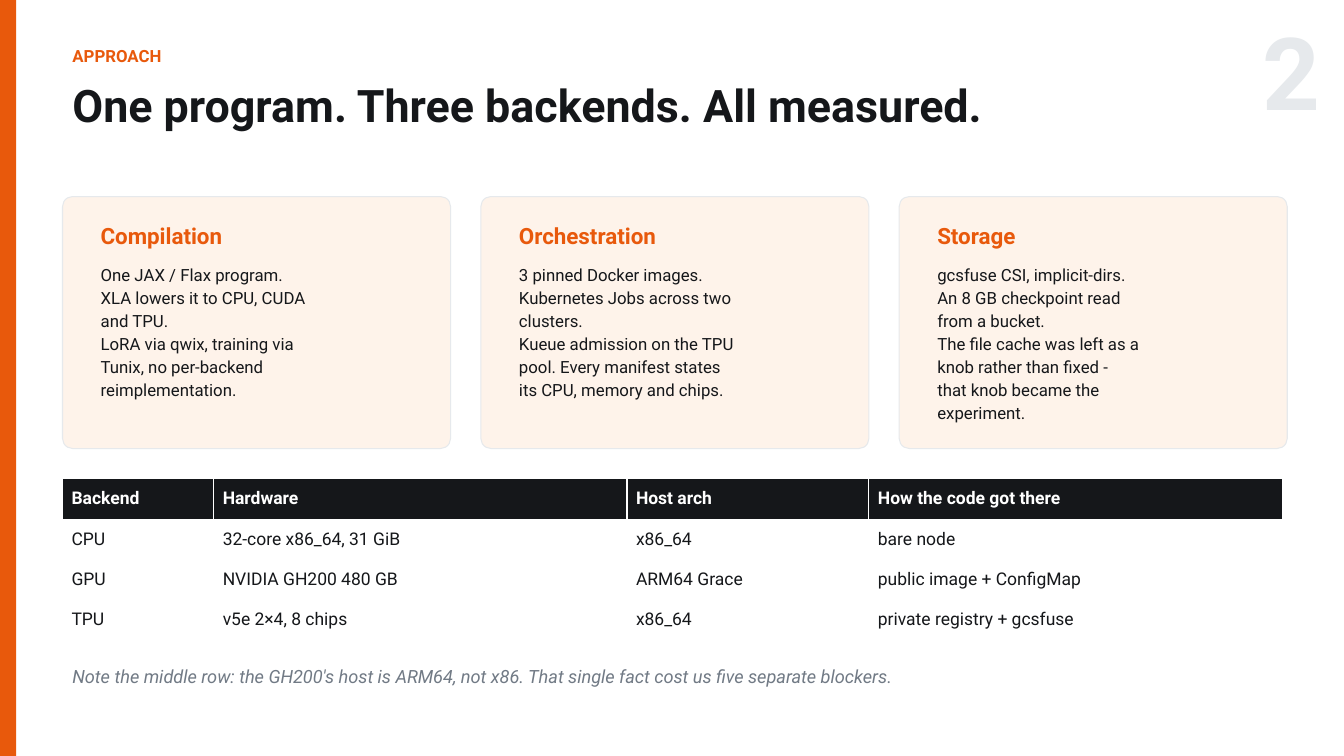
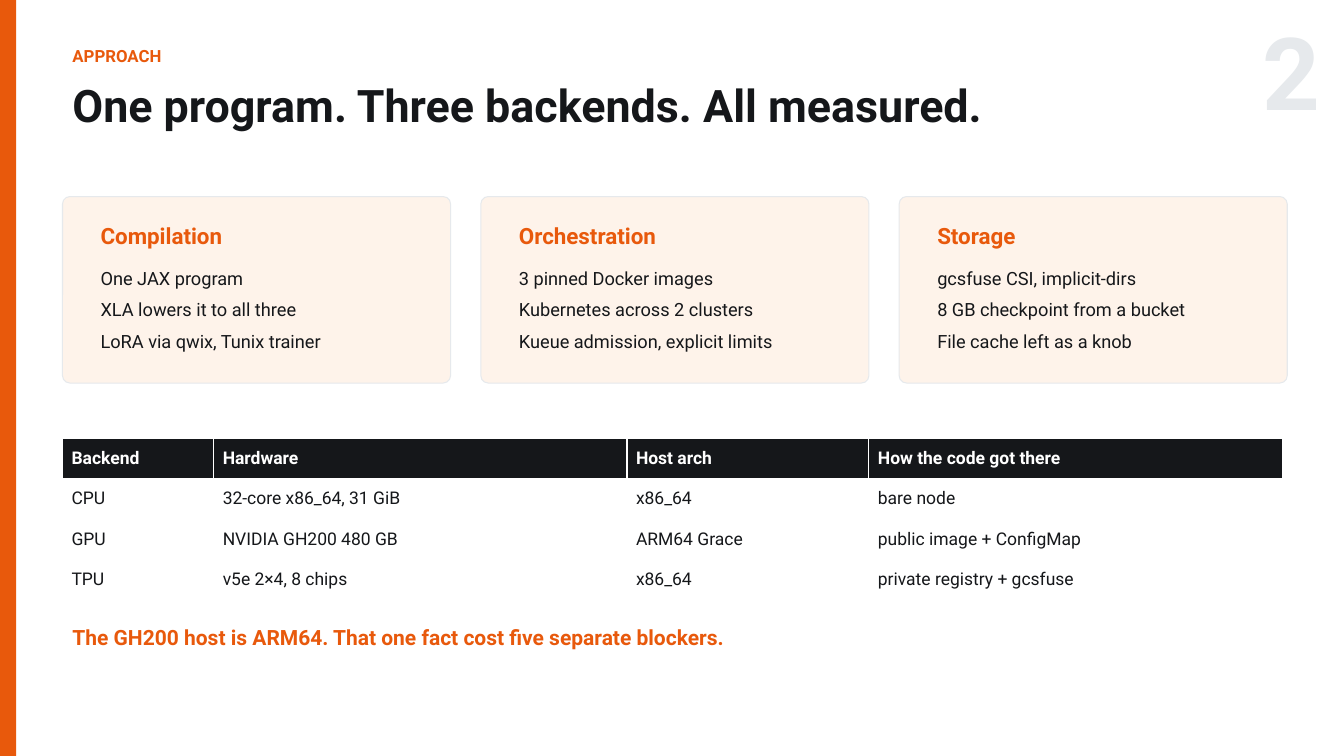
Before and after one commit to RN0L/me344-qwen3-icd10-profiling, a slide deck: slide 2 of slides/ME344_Final_Arnold_Hambuch.pptx. Drawn at 1344x756 pixels with LibreOffice and Linux fonts; fonts in the diff are those of the drawing. Boxes give left, top, right and bottom in pixels: in the first picture for what was removed or moved away, otherwise in the second. Text is boxed around its words. In the diff, an @@ line names an element or a change of style, - is before the commit and + after.

```diff
--- a/slides/ME344_Final_Arnold_Hambuch.pptx
+++ b/slides/ME344_Final_Arnold_Hambuch.pptx
@@ rounded rectangle: place and size @@
-rounded rectangle at [63,197,451,449]
+rounded rectangle at [63,197,451,383]
@@ rounded rectangle: place and size @@
-rounded rectangle at [481,197,869,449]
+rounded rectangle at [481,197,869,383]
@@ rounded rectangle: place and size @@
-rounded rectangle at [899,197,1288,449]
+rounded rectangle at [899,197,1288,383]
@@ text at [101,272,321,352]: text changed; size 12 to 13 pt @@
-One JAX / Flax program.
-XLA lowers it to CPU, CUDA
-and TPU.
-LoRA via qwix, training via
-Tunix, no per-backend
-reimplementation.
+One JAX program
+XLA lowers it to all three
+LoRA via qwix, Tunix trainer
@@ text at [519,271,773,352]: text changed; size 12 to 13 pt @@
-3 pinned Docker images.
-Kubernetes Jobs across two
-clusters.
-Kueue admission on the TPU
-pool. Every manifest states
-its CPU, memory and chips.
+3 pinned Docker images
+Kubernetes across 2 clusters
+Kueue admission, explicit limits
@@ text at [937,271,1185,348]: text changed; size 12 to 13 pt @@
-gcsfuse CSI, implicit-dirs.
-An 8 GB checkpoint read
-from a bucket.
-The file cache was left as a
-knob rather than fixed -
-that knob became the
-experiment.
+gcsfuse CSI, implicit-dirs
+8 GB checkpoint from a bucket
+File cache left as a knob
@@ table: place and size @@
-table at [63,479,1282,640]
+table at [63,439,1282,600]
@@ text at [72,629,724,650]: text changed; size 13 to 15 pt; text colour #717A85 to #E8590C; bold on; italic off @@
-Note the middle row: the GH200's host is ARM64, not x86. That single fact cost us five separate blockers.
+The GH200 host is ARM64. That one fact cost five separate blockers.
```
Also in this commit, not shown: 3 other slides changed, 1 slide added, 1 slide removed, 6 other files.
